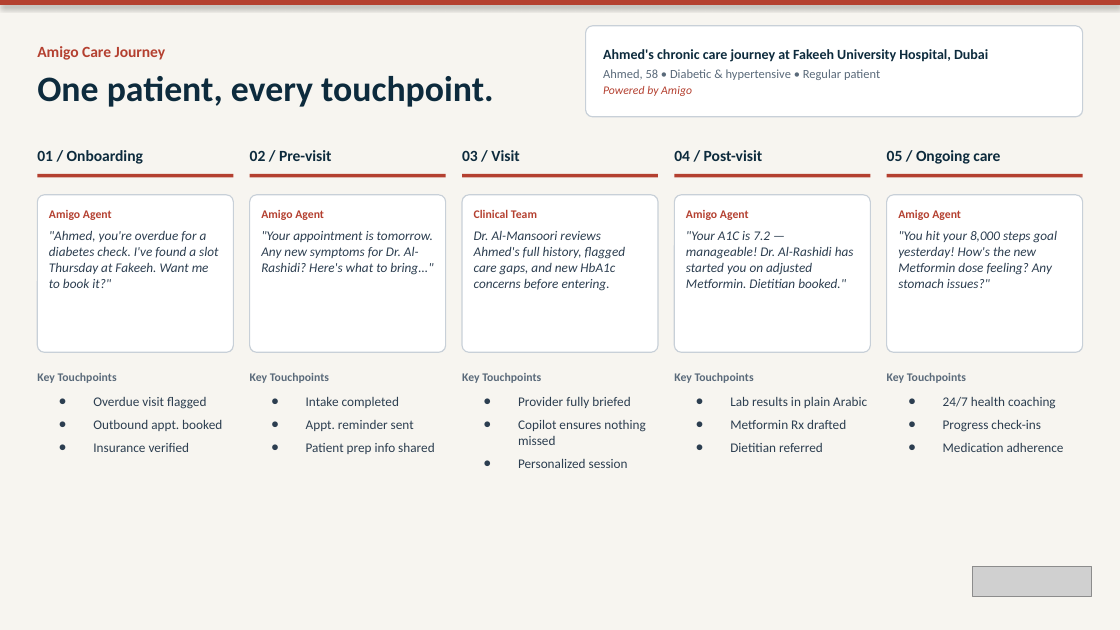
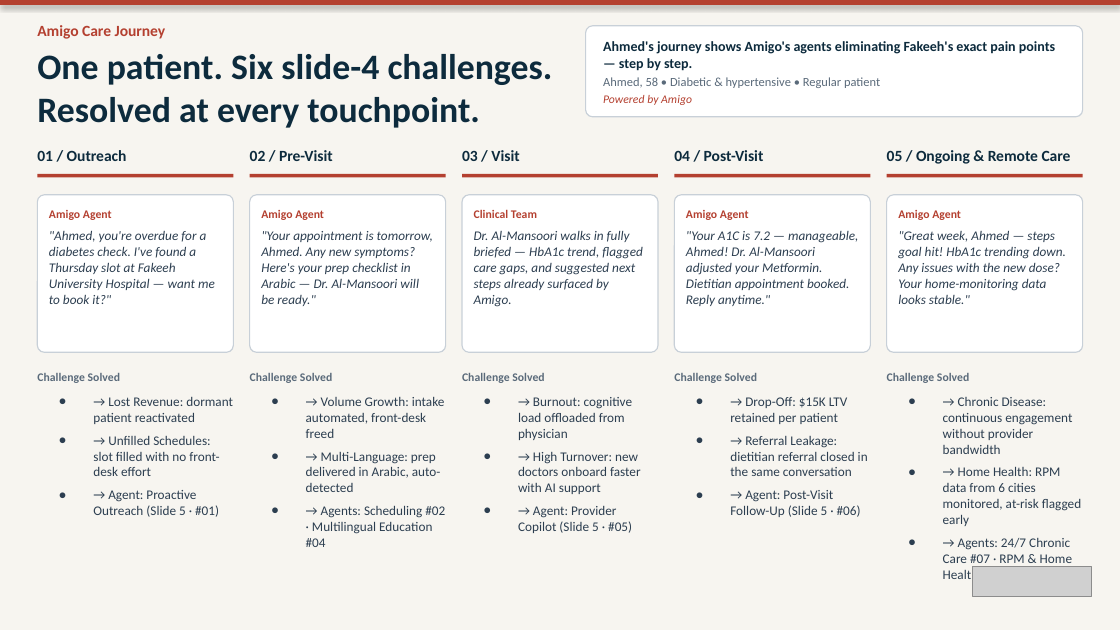
Before and after one commit to elzoghbyelaf-star/Population-Health-Management-, a slide deck: slide 6 of Fakeeh_Care_Group_v2.pptx. Drawn at 1120x630 pixels with LibreOffice and Linux fonts; fonts in the diff are those of the drawing; grey boxes stand for pictures. Boxes give left, top, right and bottom in pixels: in the first picture for what was removed or moved away, otherwise in the second. Text is boxed around its words. In the diff, an @@ line names an element or a change of style, - is before the commit and + after.

```diff
--- a/Fakeeh_Care_Group_v2.pptx
+++ b/Fakeeh_Care_Group_v2.pptx
@@ text at (37, 54, 553, 128): text changed @@
-One patient, every touchpoint.
+One patient. Six slide-4 challenges. Resolved at every touchpoint.
@@ text at (603, 41, 1055, 71): text changed @@
-Ahmed's chronic care journey at Fakeeh University Hospital, Dubai
+Ahmed's journey shows Amigo's agents eliminating Fakeeh's exact pain points — step by step.
@@ text at (37, 150, 127, 161): text changed @@
-01 / Onboarding
+01 / Outreach
@@ text at (250, 150, 333, 161): text changed @@
-02 / Pre-visit
+02 / Pre-Visit
@@ text at (674, 150, 764, 161): text changed @@
-04 / Post-visit
+04 / Post-Visit
@@ text at (887, 150, 1071, 164): text changed @@
-05 / Ongoing care
+05 / Ongoing & Remote Care
@@ text at (49, 231, 215, 304): text changed @@
-"Ahmed, you're overdue for a diabetes check. I've found a slot Thursday at Fakeeh. Want me to book it?"
+"Ahmed, you're overdue for a diabetes check. I've found a Thursday slot at Fakeeh University Hospital — want me to book it?"
@@ text at (261, 231, 433, 306): text changed @@
-"Your appointment is tomorrow. Any new symptoms for Dr. Al-Rashidi? Here's what to bring..."
+"Your appointment is tomorrow, Ahmed. Any new symptoms? Here's your prep checklist in Arabic — Dr. Al-Mansoori will be ready."
@@ text at (474, 231, 643, 307): text changed @@
-Dr. Al-Mansoori reviews Ahmed's full history, flagged care gaps, and new HbA1c concerns before entering.
+Dr. Al-Mansoori walks in fully briefed — HbA1c trend, flagged care gaps, and suggested next steps already surfaced by Amigo.
@@ text at (686, 231, 858, 306): text changed @@
-"Your A1C is 7.2 — manageable! Dr. Al-Rashidi has started you on adjusted Metformin. Dietitian booked."
+"Your A1C is 7.2 — manageable, Ahmed! Dr. Al-Mansoori adjusted your Metformin. Dietitian appointment booked. Reply anytime."
@@ text at (898, 231, 1066, 304): text changed @@
-"You hit your 8,000 steps goal yesterday! How's the new Metformin dose feeling? Any stomach issues?"
+"Great week, Ahmed — steps goal hit! HbA1c trending down. Any issues with the new dose? Your home-monitoring data looks stable."
@@ text at (37, 373, 233, 517): text changed @@
-Key Touchpoints
-● Overdue visit flagged
-● Outbound appt. booked
-● Insurance verified
+Challenge Solved
+● → Lost Revenue: dormant patient reactivated
+● → Unfilled Schedules: slot filled with no front-desk effort
+● → Agent: Proactive Outreach (Slide 5 · #01)
@@ text at (250, 373, 445, 547): text changed @@
-Key Touchpoints
-● Intake completed
-● Appt. reminder sent
-● Patient prep info shared
+Challenge Solved
+● → Volume Growth: intake automated, front-desk freed
+● → Multi-Language: prep delivered in Arabic, auto-detected
+● → Agents: Scheduling #02 · Multilingual Education #04
@@ text at (462, 373, 641, 533): text changed @@
-Key Touchpoints
-● Provider fully briefed
-● Copilot ensures nothing missed
-● Personalized session
+Challenge Solved
+● → Burnout: cognitive load offloaded from physician
+● → High Turnover: new doctors onboard faster with AI support
+● → Agent: Provider Copilot (Slide 5 · #05)
@@ text at (674, 373, 868, 517): text changed @@
-Key Touchpoints
-● Lab results in plain Arabic
-● Metformin Rx drafted
-● Dietitian referred
+Challenge Solved
+● → Drop-Off: $15K LTV retained per patient
+● → Referral Leakage: dietitian referral closed in the same conversation
+● → Agent: Post-Visit Follow-Up (Slide 5 · #06)
@@ text at (887, 373, 1081, 583): text changed @@
-Key Touchpoints
-● 24/7 health coaching
-● Progress check-ins
-● Medication adherence
+Challenge Solved
+● → Chronic Disease: continuous engagement without provider bandwidth
+● → Home Health: RPM data from 6 cities monitored, at-risk flagged early
+● → Agents: 24/7 Chronic Care #07 · RPM & Home Health AI #08
```
